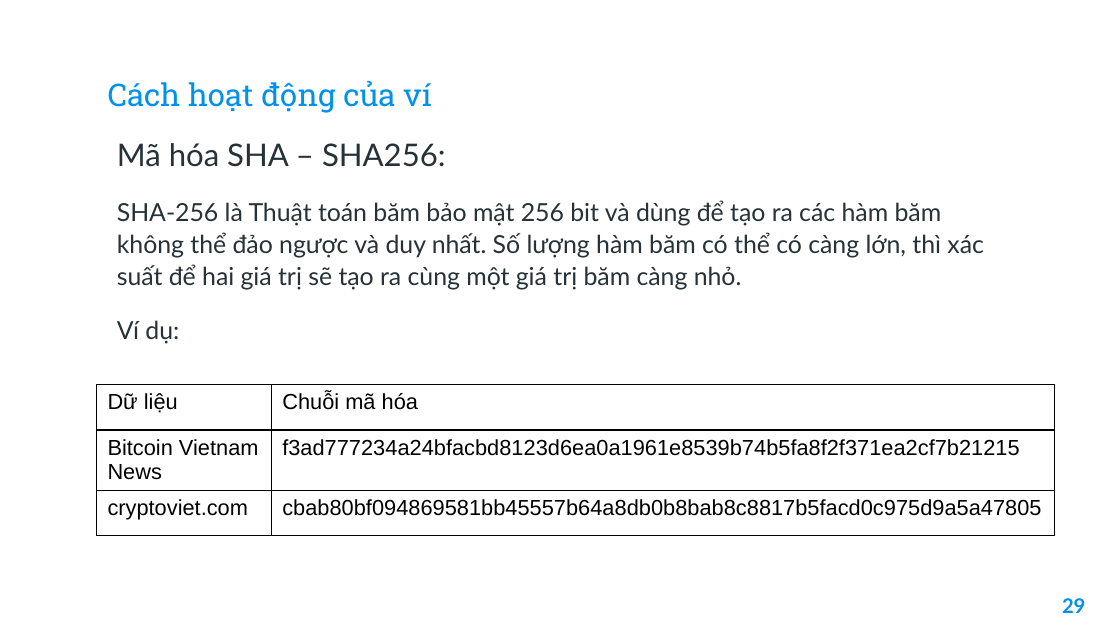
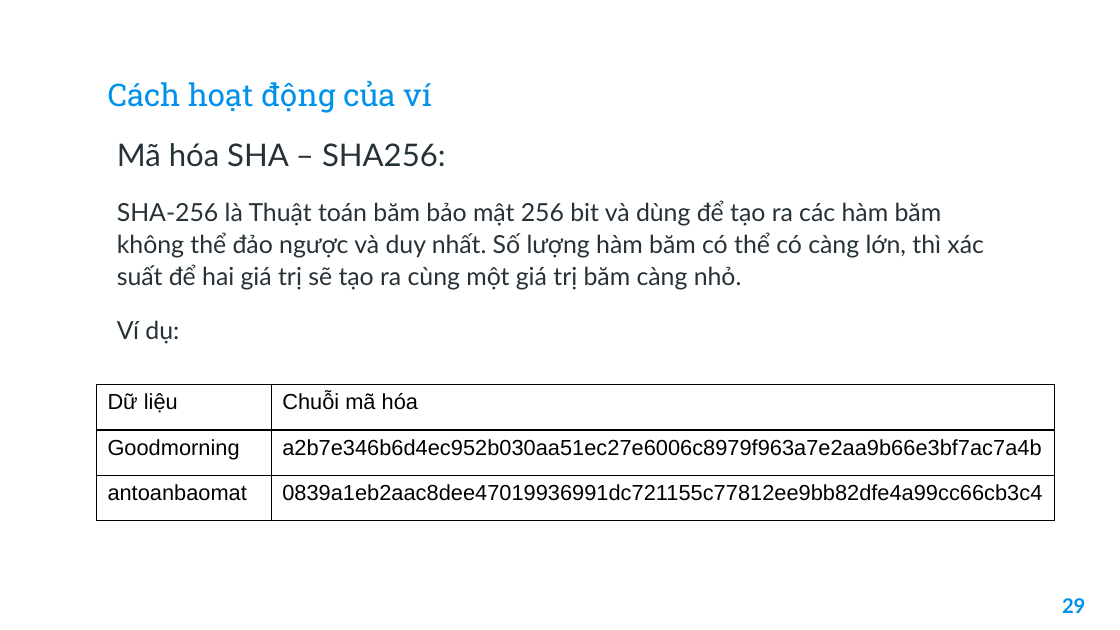
Before and after one commit to TccKaiCi/blockChainWallet, a slide deck: slide 31 of atbmhttt2.pptx. Drawn at 1120x630 pixels with LibreOffice and Linux fonts; fonts in the diff are those of the drawing; background and template pictures are left out. Boxes give left, top, right and bottom in pixels: in the first picture for what was removed or moved away, otherwise in the second. Text is boxed around its words. In the diff, an @@ line names an element or a change of style, - is before the commit and + after.

```diff
--- a/atbmhttt2.pptx
+++ b/atbmhttt2.pptx
@@ table at box(96, 384, 1055, 521) @@
-row 2, column 1: Bitcoin Vietnam News
+row 2, column 1: Goodmorning
-row 2, column 2: f3ad777234a24bfacbd8123d6ea0a1961e8539b74b5fa8f2f371ea2cf7b21215
+row 2, column 2: a2b7e346b6d4ec952b030aa51ec27e6006c8979f963a7e2aa9b66e3bf7ac7a4b
-row 3, column 1: cryptoviet.com
+row 3, column 1: antoanbaomat
-row 3, column 2: cbab80bf094869581bb45557b64a8db0b8bab8c8817b5facd0c975d9a5a47805
+row 3, column 2: 0839a1eb2aac8dee47019936991dc721155c77812ee9bb82dfe4a99cc66cb3c4
```
Also in this commit, not shown: 4 other slides changed, 8 other files.
